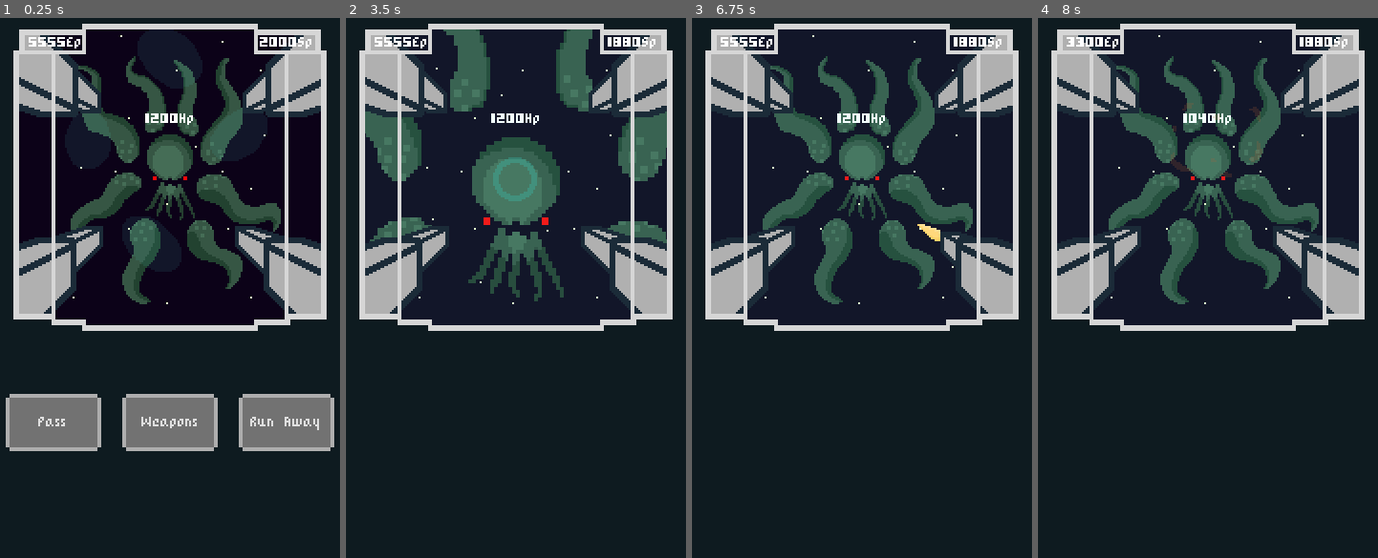
Above: before the commit, frames 1-4 (left to right).
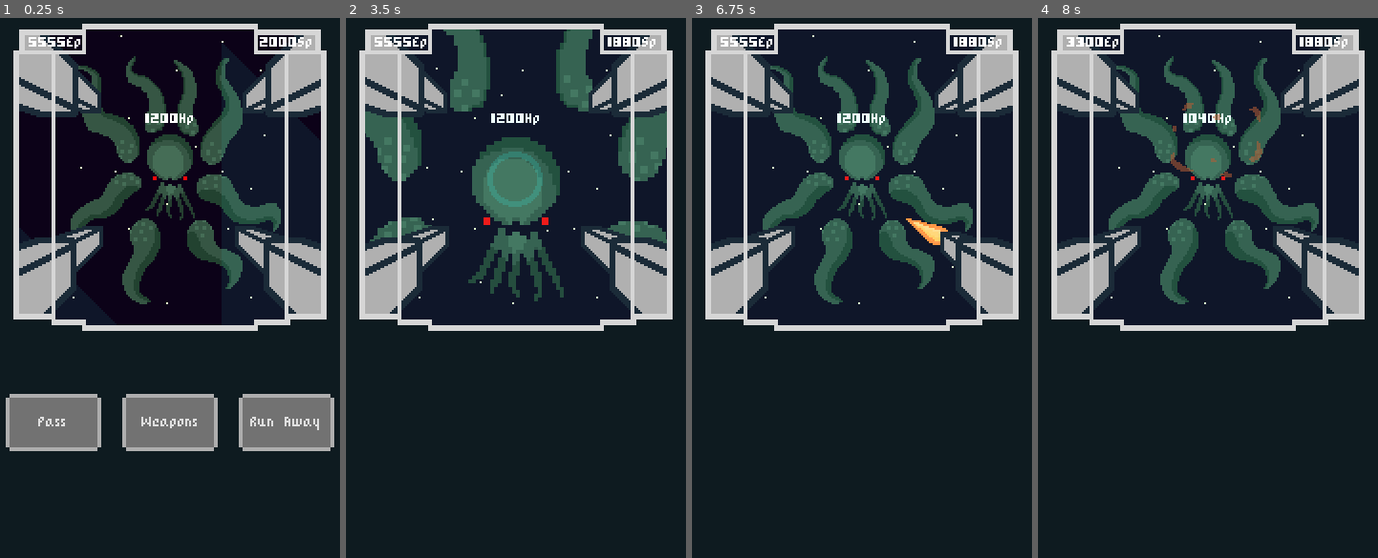
Above: after the commit, the same moments.

Repository: Razzf/SpaceRpg
Game: Godot game, scene res://Scenes/Battle.tscn
Two runs of this game, one before a commit and one after it. Both use one fixed random seed, a clock stepped at 60 frames per second and the inputs below. The project has no main scene, so this scene is started directly.
Inputs (mouse positions are in pixels of both pictures, inside the frame that each line leads up to):
- Up to frame 1 (0.25 s): no input
- Up to frame 2 (3.5 s): click "Pass" at 0.5 s; tap Enter at 2 s
- Up to frame 3 (6.75 s): click "Weapons" at 4.25 s; click (974, 396) at 5 s; click "Ok" at 5.75 s; click (974, 520) at 6.5 s
- Up to frame 4 (8 s): no input

The runs differ from the first frame. In frame 2, 0.9% of the frame differs, in the area x 41-58%, y 24-35%; in frame 3, 0.2%; in frame 4, 0.3%.

Commit message:
shield hitted anim improved

Diff:
--- a/Scenes/SpaceShip.tscn
+++ b/Scenes/SpaceShip.tscn
@@ -25,7 +25,7 @@
 }
 
 [sub_resource type="Animation" id=2]
-length = 0.7
+length = 1.1
 tracks/0/type = "value"
 tracks/0/path = NodePath("Sprite:frame")
 tracks/0/interp = 1
@@ -33,10 +33,10 @@
 tracks/0/imported = false
 tracks/0/enabled = true
 tracks/0/keys = {
-"times": PoolRealArray( 0, 0.1, 0.2, 0.3, 0.4, 0.5, 0.6 ),
-"transitions": PoolRealArray( 1, 1, 1, 1, 1, 1, 1 ),
+"times": PoolRealArray( 0, 0.1, 0.2, 0.3, 0.4, 0.5, 0.6, 0.7, 0.8, 0.9, 1 ),
+"transitions": PoolRealArray( 1, 1, 1, 1, 1, 1, 1, 1, 1, 1, 1 ),
 "update": 1,
-"values": [ 0, 1, 2, 3, 4, 5, 6 ]
+"values": [ 0, 1, 2, 3, 4, 5, 6, 7, 8, 9, 9 ]
 }
 tracks/1/type = "value"
 tracks/1/path = NodePath("Sprite:self_modulate")
@@ -45,7 +45,7 @@
 tracks/1/imported = false
 tracks/1/enabled = true
 tracks/1/keys = {
-"times": PoolRealArray( 0, 0.5, 0.7 ),
+"times": PoolRealArray( 0, 0.7, 1.1 ),
 "transitions": PoolRealArray( 1, 1, 1 ),
 "update": 0,
 "values": [ Color( 1, 1, 1, 0.180392 ), Color( 1, 1, 1, 0.180392 ), Color( 1, 1, 1, 0 ) ]
@@ -133,16 +133,16 @@
 valign = 1
 
 [node name="AnimationPlayer" type="AnimationPlayer" parent="."]
-playback_speed = 3.6
+playback_speed = 3.0
 "anims/Shield appear" = SubResource( 1 )
 anims/Shield_Hitted = SubResource( 2 )
 anims/attack = SubResource( 3 )
 
 [node name="Sprite" type="Sprite" parent="."]
-self_modulate = Color( 1, 1, 1, 0.180392 )
+self_modulate = Color( 1, 1, 1, 0 )
 position = Vector2( 90, 112 )
 texture = ExtResource( 7 )
-hframes = 7
-frame = 5
+hframes = 10
+frame = 9
 [connection signal="Energy_Changed" from="." to="StatsContainer" method="_on_SpaceShip_Energy_Changed"]
 [connection signal="Shield_Changed" from="." to="StatsContainer" method="_on_SpaceShip_Shield_Changed"]
Binary file changed: Img Resources/Frames Images/shield_hitted.png
Binary file changed: Img Resources/Frames Images/shieldappear.png
